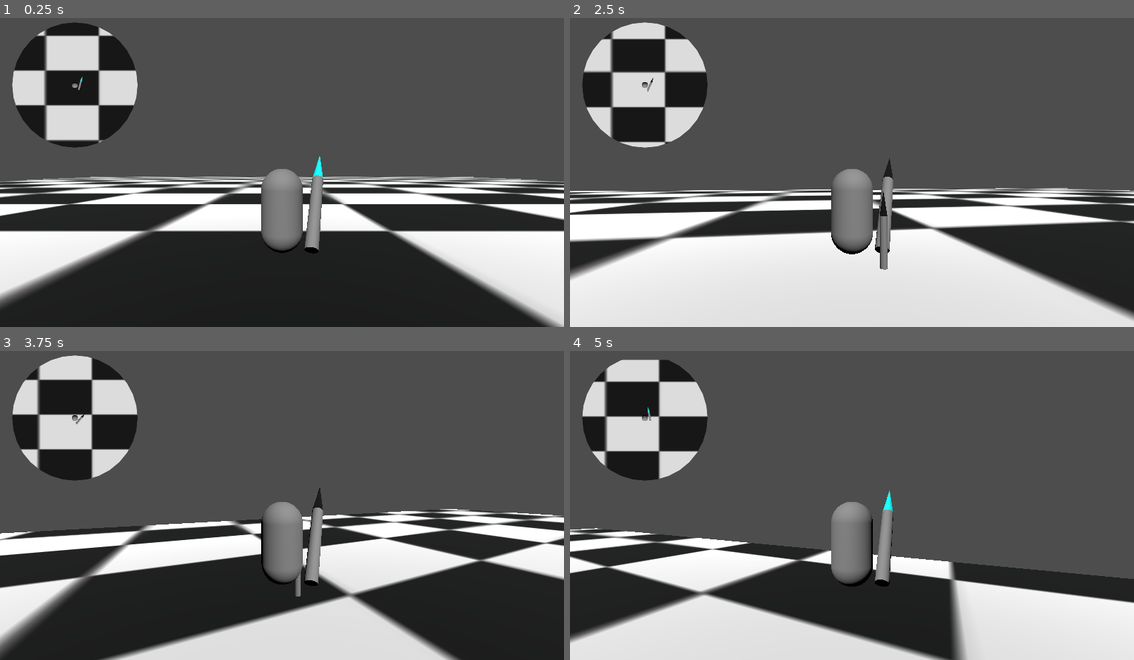
Above: before the commit, frames 1-4 (two rows, left to right).
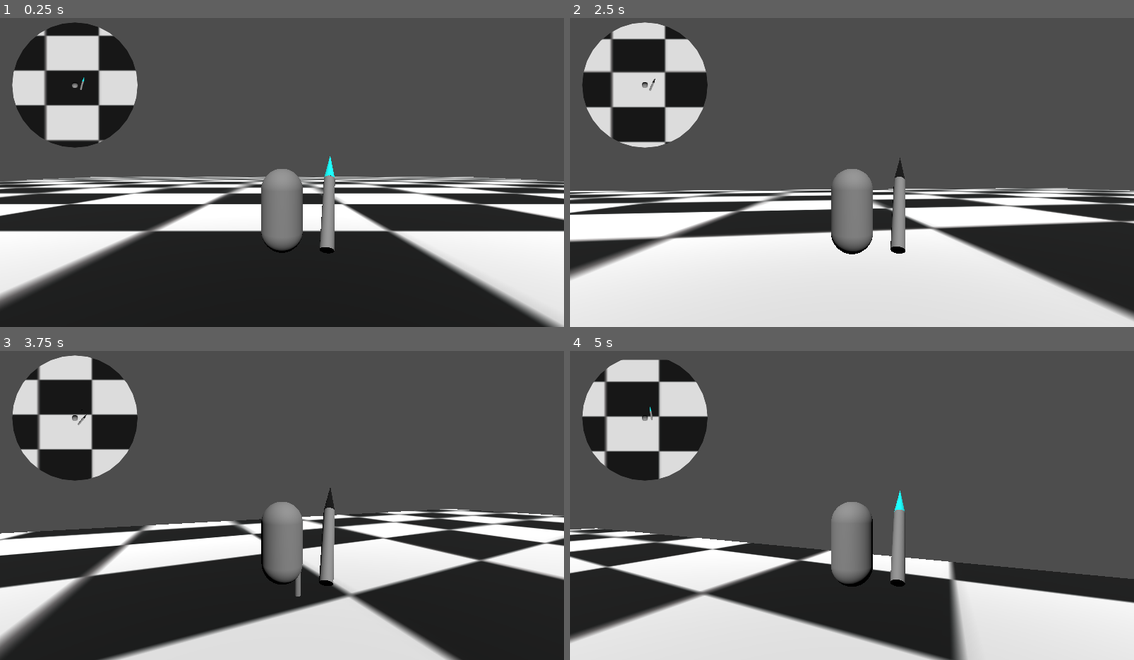
Above: after the commit, the same moments.

Repository: Foxtrot-Game-Studios/blood-is-art
Game: Godot game, scene res://world/scenes/world.tscn
The game is run twice, just before and just after one commit, with the same random seed, the same clock (stepped at 60 frames per second) and the same inputs.
Inputs (mouse positions are in pixels of both pictures, inside the frame that each line leads up to):
- Up to frame 1 (0.25 s): no input
- Up to frame 2 (2.5 s): move the mouse to (880, 166) at 0.52 s; hold J (drop) 0.53-1.28 s; hold W (forward) from 0.53 s (still down); tap Space (jump) at 0.77, 1.52 s; move the mouse to (823, 169) at 1.27 s; click (823, 169) at 1.35 s; move the mouse to (863, 163) at 2.02 s; hold J (drop) from 2.03 s (still down)
- Up to frame 3 (3.75 s): keep holding W (forward); move the mouse to (276, 505) at 2.77 s; release J (drop) at 2.78 s; click (276, 505) at 2.85 s; tap Space (jump) at 3.02 s; move the mouse to (321, 505) at 3.52 s; hold J (drop) from 3.53 s (still down)
- Up to frame 4 (5 s): keep holding W (forward); tap Space (jump) at 3.77, 4.52 s; move the mouse to (806, 499) at 4.27 s; release J (drop) at 4.28 s; click (806, 499) at 4.35 s

The runs differ from the first frame. In frame 1, 1.2% of the frame differs, in the area x 13-60%, y 18-77%; in frame 2, 1.3%, in the area x 13-60%, y 19-82%; in frame 3, 1.2%; in frame 4, 1.2%.

Commit message:
FINISHED item drop

Diff:
--- a/blood-is-art/player/scenes/player.tscn
+++ b/blood-is-art/player/scenes/player.tscn
@@ -3,27 +3,32 @@
 [ext_resource type="Script" uid="uid://dyx7oq5wgisln" path="res://player/scripts/player.gd" id="1_t0cpu"]
 [ext_resource type="PackedScene" uid="uid://btag5ny2y747i" path="res://player/scenes/weapon.tscn" id="2_t0cpu"]
 
+[sub_resource type="CapsuleShape3D" id="CapsuleShape3D_rkbax"]
+
 [sub_resource type="CapsuleMesh" id="CapsuleMesh_kqu6x"]
 
-[sub_resource type="CapsuleShape3D" id="CapsuleShape3D_rkbax"]
-
-[node name="Player" type="CharacterBody3D" unique_id=675215267]
+[node name="Player" type="CharacterBody3D" unique_id=675215267 groups=["player"]]
 script = ExtResource("1_t0cpu")
 
-[node name="MeshInstance3D" type="MeshInstance3D" parent="." unique_id=1712415854]
+[node name="CollisionShape3D" type="CollisionShape3D" parent="." unique_id=1102084816 groups=["player"]]
+shape = SubResource("CapsuleShape3D_rkbax")
+
+[node name="MeshInstance3D" type="MeshInstance3D" parent="." unique_id=1712415854 groups=["player"]]
 mesh = SubResource("CapsuleMesh_kqu6x")
 
-[node name="CollisionShape3D" type="CollisionShape3D" parent="." unique_id=1102084816]
-shape = SubResource("CapsuleShape3D_rkbax")
-
-[node name="SpringArm3D" type="SpringArm3D" parent="." unique_id=155169196]
+[node name="SpringArm3D" type="SpringArm3D" parent="." unique_id=155169196 groups=["player"]]
 transform = Transform3D(1, 0, 0, 0, 1, 0, 0, 0, 1, 0, 1, 0)
 collision_mask = 2
 spring_length = 5.0
 
-[node name="Camera3D" type="Camera3D" parent="SpringArm3D" unique_id=1441334681]
+[node name="Camera3D" type="Camera3D" parent="SpringArm3D" unique_id=1441334681 groups=["player"]]
 
-[node name="Weapon" parent="." unique_id=325779242 instance=ExtResource("2_t0cpu")]
-transform = Transform3D(0.18301266, 0.18301266, 0.9659258, -0.70710677, 0.70710677, 0, -0.68301266, -0.68301266, 0.258819, 0.8, 0, 0)
+[node name="Weapon" parent="." unique_id=325779242 groups=["player"] instance=ExtResource("2_t0cpu")]
+transform = Transform3D(0.18301266, 0.18301266, 0.9659258, -0.70710677, 0.70710677, 0, -0.68301266, -0.68301266, 0.258819, 1.120877, 0, 0)
 
-[node name="Marker3D" type="Marker3D" parent="." unique_id=1114711362]
+[node name="Marker3D" type="Marker3D" parent="." unique_id=1114711362 groups=["player"]]
+
+[node name="Area3D" type="Area3D" parent="." unique_id=1683967603 groups=["player"]]
+
+[node name="CollisionShape3D2" type="CollisionShape3D" parent="Area3D" unique_id=1954613037 groups=["player"]]
+shape = SubResource("CapsuleShape3D_rkbax")
--- a/blood-is-art/player/scenes/weapon.tscn
+++ b/blood-is-art/player/scenes/weapon.tscn
@@ -1,6 +1,7 @@
 [gd_scene format=3 uid="uid://btag5ny2y747i"]
 
 [ext_resource type="Script" uid="uid://8v6y4qmx6l7" path="res://player/scripts/weapon.gd" id="1_gp1vf"]
+[ext_resource type="Script" uid="uid://bfimkncb0y7gf" path="res://player/scenes/weaponCollision.gd" id="2_a2sw0"]
 
 [sub_resource type="CylinderMesh" id="CylinderMesh_8h4do"]
 top_radius = 0.15
@@ -21,6 +22,10 @@
 [sub_resource type="CylinderShape3D" id="CylinderShape3D_gp1vf"]
 height = 1.0
 radius = 0.075
+
+[sub_resource type="CylinderShape3D" id="CylinderShape3D_23g4j"]
+height = 3.0344238
+radius = 0.29345703
 
 [node name="Weapon" type="StaticBody3D" unique_id=325779242]
 collision_layer = 4
@@ -56,5 +61,13 @@
 
 [node name="HitTimer" type="Timer" parent="." unique_id=1084345223]
 
+[node name="Area3D" type="Area3D" parent="." unique_id=616188826]
+script = ExtResource("2_a2sw0")
+
+[node name="CollisionShape3D" type="CollisionShape3D" parent="Area3D" unique_id=2127070954]
+transform = Transform3D(1, 0, 0, 0, 1, 0, 0, 0, 1, 0, 0.4372989, 0)
+shape = SubResource("CylinderShape3D_23g4j")
+
 [connection signal="body_entered" from="AttackHitbox" to="." method="_on_attack_hitbox_body_entered"]
 [connection signal="timeout" from="HitTimer" to="." method="_on_hit_timer_timeout"]
+[connection signal="area_entered" from="Area3D" to="Area3D" method="_on_area_entered"]
--- /dev/null
+++ b/blood-is-art/player/scenes/weaponCollision.gd
@@ -0,0 +1,16 @@
+extends Area3D
+@onready var weapon: StaticBody3D = $".."
+# Called when the node enters the scene tree for the first time.
+func _ready() -> void:
+	pass # Replace with function body.
+
+
+# Called every frame. 'delta' is the elapsed time since the previous frame.
+func _process(delta: float) -> void:
+	pass
+
+func _on_area_entered(area: Area3D) -> void:
+	if area.is_in_group("player"):
+		weapon.visible = false;
+		print("Collided with player")
+	pass # Replace with function body.
--- a/blood-is-art/player/scripts/player.gd
+++ b/blood-is-art/player/scripts/player.gd
@@ -115,6 +115,7 @@
 	if event.is_action_pressed("drop"):
 		dropItem()
 
+
 func dropItem() -> void: #j key
 	var space_state: PhysicsDirectSpaceState3D = spring_arm.get_world_3d().direct_space_state #queries collisions
 
--- a/blood-is-art/project.godot
+++ b/blood-is-art/project.godot
@@ -27,6 +27,10 @@
 [editor_plugins]
 
 enabled=PackedStringArray()
+
+[global_group]
+
+player=""
 
 [input]
 
Not shown, added: blood-is-art/player/scenes/weaponCollision.gd.uid
